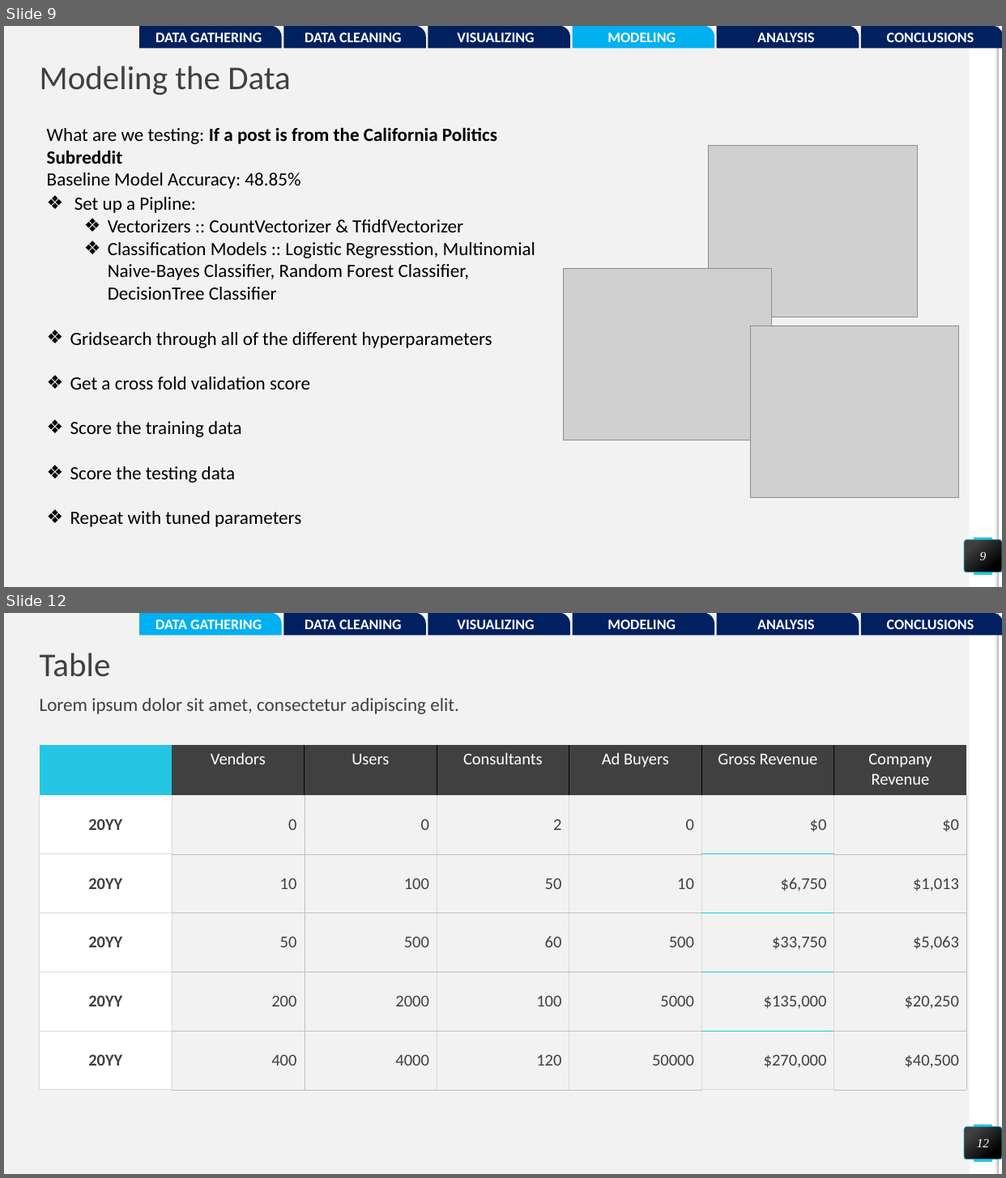
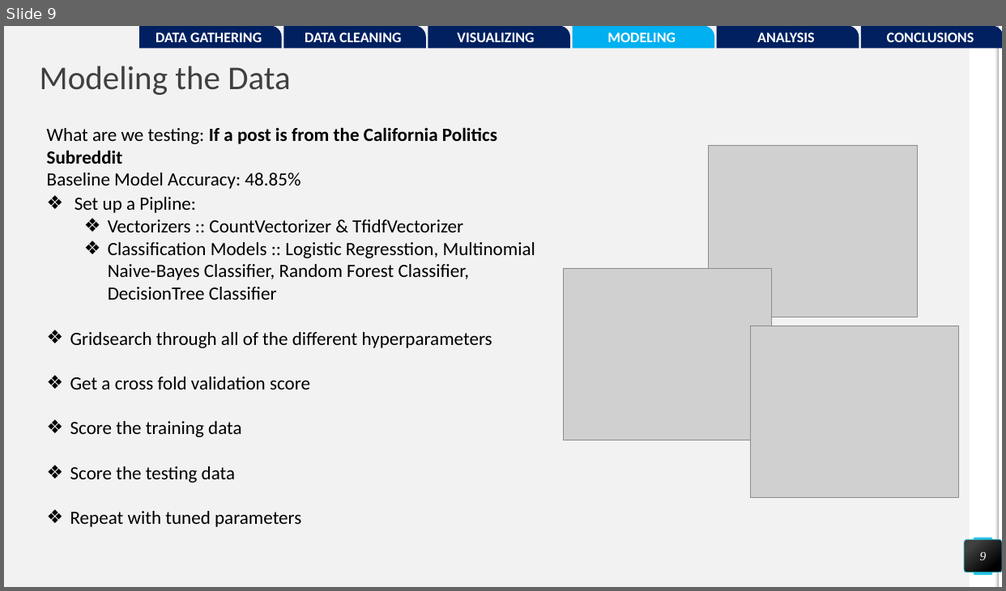
Before and after one commit to pwalesdi/GA_Project_3, a slide deck: Subreddit_Presentation.pptx. Shown one above the other, each under a label of ours: slides 9 and 12 before the commit, slide 9 after it; the slides between them are not shown. The pictures are 1006x1178 and 1006x591 pixels, drawn with LibreOffice and Linux fonts; fonts in the diff are those of the drawing; grey boxes stand for pictures. Boxes give left, top, right and bottom in pixels: in the first picture for what was removed or moved away, otherwise in the second. Text is boxed around its words. In the diff, an @@ line names an element or a change of style, - is before the commit and + after.

```diff
--- a/Subreddit_Presentation.pptx
+++ b/Subreddit_Presentation.pptx
@@ slide 12 removed at (4, 613, 1002, 1174), background #F2F2F2; not listed: 4 template elements that a slide beside it also shows @@
@@ round rect removed at (139, 613, 282, 636) @@
-DATA GATHERING
@@ round rect removed at (284, 613, 426, 636) @@
-DATA CLEANING
@@ round rect removed at (428, 613, 571, 636) @@
-VISUALIZING
@@ round rect removed at (572, 613, 714, 636) @@
-MODELING
@@ round rect removed at (717, 613, 859, 636) @@
-ANALYSIS
@@ round rect removed at (861, 613, 1002, 636) @@
-CONCLUSIONS
@@ title removed at (40, 653, 111, 677) @@
-Table
@@ text removed at (40, 698, 459, 714) @@
-Lorem ipsum dolor sit amet, consectetur adipiscing elit.
@@ table removed at (39, 746, 967, 1091), 6 rows, 7 columns @@
- | Vendors | Users | Consultants | Ad Buyers | Gross Revenue | Company Revenue
-20YY | 0 | 0 | 2 | 0 | $0 | $0
-20YY | 10 | 100 | 50 | 10 | $6,750 | $1,013
-20YY | 50 | 500 | 60 | 500 | $33,750 | $5,063
-20YY | 200 | 2000 | 100 | 5000 | $135,000 | $20,250
-20YY | 400 | 4000 | 120 | 50000 | $270,000 | $40,500
@@ page number removed at (965, 1127, 1002, 1160) @@
-12
```
Also in this commit, not shown: 2 slides changed, 8 slides added, 4 other slides removed, 5 other files.
